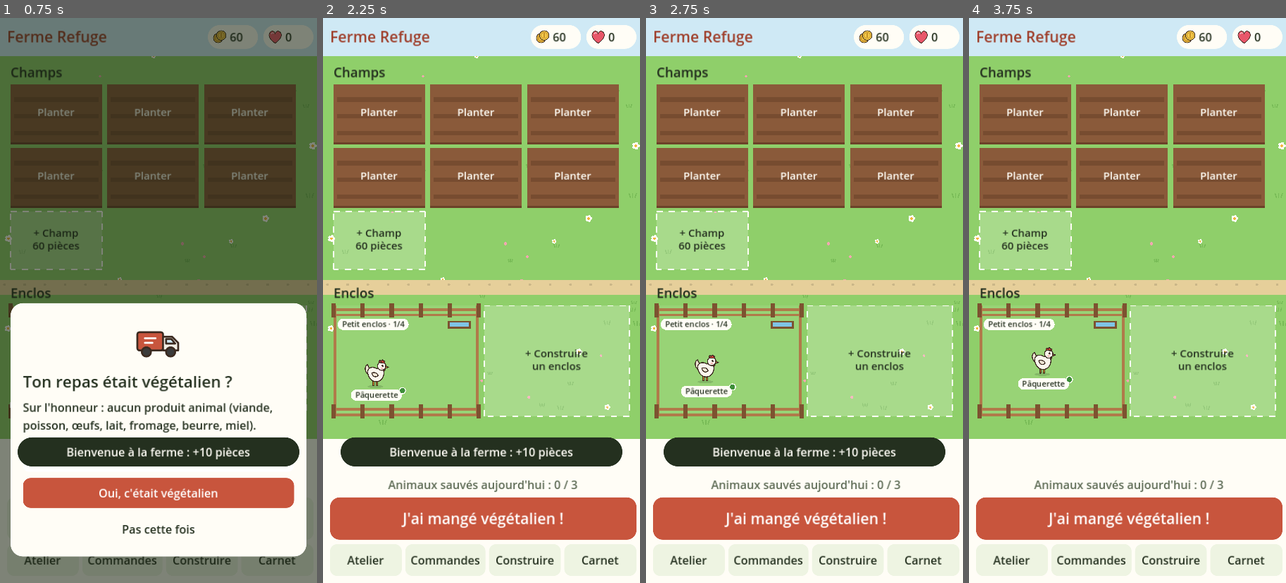
Above: before the commit, frames 1-4 (left to right).
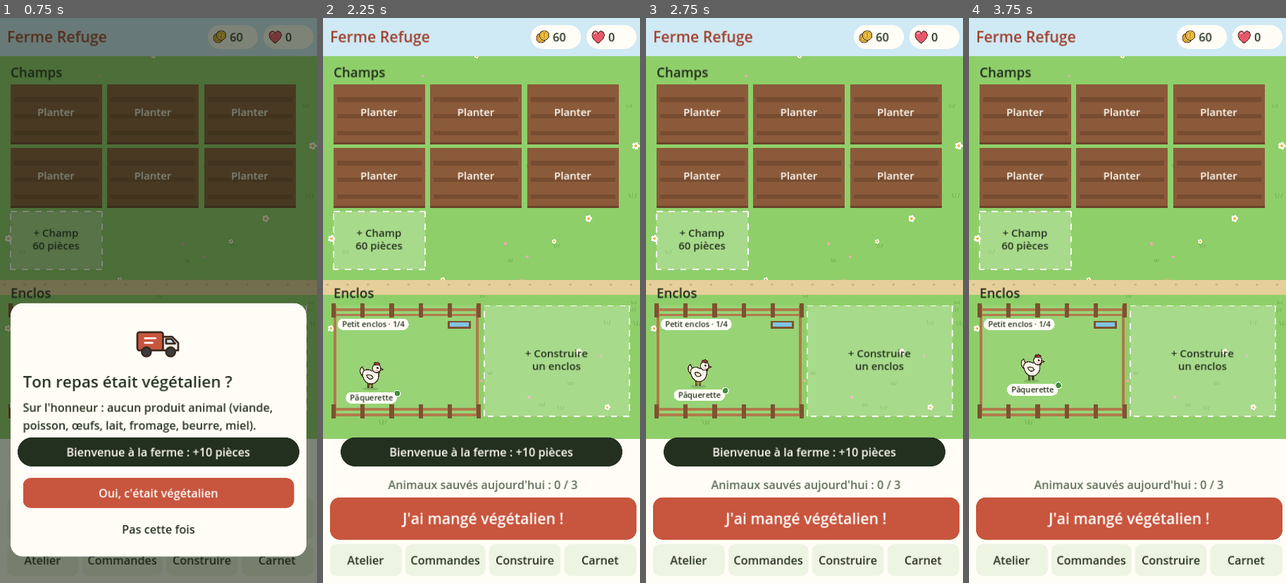
Above: after the commit, the same moments.

Repository: louwnl/jeu-ferme
Game: Godot game, scene res://scenes/main.tscn
The game is run twice, just before and just after one commit, with the same random seed, the same clock (stepped at 60 frames per second) and the same inputs.
Inputs (mouse positions are in pixels of both pictures, inside the frame that each line leads up to):
- Up to frame 1 (0.75 s): click "J'ai mangé végétalien !" at 0.5 s
- Up to frame 2 (2.25 s): click (481, 458) at 1.27 s; type "12" at 1.35 s; click "Atelier" at 2 s
- Up to frame 3 (2.75 s): no input
- Up to frame 4 (3.75 s): click "Commandes" at 2.75 s; click "Construire" at 3.5 s

Frame 1 is identical in both runs. In frame 2, 0.6% of the frame differs, in the area x 7-27%, y 60-69%; in frame 3, 0.7%; in frame 4, 0.8%, in the area x 12-33%, y 58-67%.

Commit message:
Champs niveau 2, couleurs de clôture et sautillement plus calme
- Un champ vide peut passer au niveau 2 (150 pièces) : chaque récolte
  donne 4 unités au lieu de 2.
- Toucher un enclos ouvre ses couleurs de clôture, achetées une fois
  avec des cœurs puis utilisables partout.
- Les animaux sautent environ une fois par seconde, chacun à son rythme,
  et marchent un peu moins vite. La position de l'animal ne fait plus
  accélérer le saut.
- Version 0.3 dans le préréglage Android.

Co-Authored-By: Claude Opus 5.5 (1M context) <noreply@anthropic.com>
Claude-Session: https://claude.ai/code/session_014mDeWtkfpyamJkZUj9H5vY

Diff:
--- a/scripts/data.gd
+++ b/scripts/data.gd
@@ -72,6 +72,24 @@
 }
 
 
+## Niveaux des champs : la récolte rapporte « yield » unités. cost : prix pour passer à ce niveau.
+const PLOT_LEVELS := [
+	{"yield": 2, "cost": 0},
+	{"yield": 4, "cost": 150},
+]
+
+## Couleurs de clôture, achetées une fois avec des cœurs puis utilisables sur tous les enclos.
+const FENCES := {
+	"bois": {"name": "Bois naturel", "color": Color("b07a4a"), "dark": Color("7d5230"), "hearts": 0},
+	"blanc": {"name": "Blanc", "color": Color("f4f1ea"), "dark": Color("c9c2b4"), "hearts": 10},
+	"rouge": {"name": "Rouge grange", "color": Color("c8553d"), "dark": Color("8e3725"), "hearts": 15},
+	"bleu": {"name": "Bleu ciel", "color": Color("7fb5dc"), "dark": Color("4f86ae"), "hearts": 15},
+	"jaune": {"name": "Jaune tournesol", "color": Color("f2c14a"), "dark": Color("c08f1e"), "hearts": 20},
+	"rose": {"name": "Rose bonbon", "color": Color("f2a7c0"), "dark": Color("c9728f"), "hearts": 20},
+	"violet": {"name": "Lavande", "color": Color("b39ddb"), "dark": Color("7e66ad"), "hearts": 25},
+}
+
+
 static func item_name(id: String) -> String:
 	if CROPS.has(id):
 		return CROPS[id]["name"]
--- a/scripts/farm_view.gd
+++ b/scripts/farm_view.gd
@@ -5,6 +5,7 @@
 signal animal_tapped(animal: Dictionary)
 signal add_plot_tapped
 signal build_tapped
+signal pen_tapped(index: int)
 
 const W := 720.0
 const MARGIN := 24.0
@@ -12,6 +13,8 @@
 const PLOT_GAP := 12.0
 const PEN_SIZE := Vector2(330, 250)
 const PEN_GAP := 12.0
+const HOP_SPEED := 3.2  # radians par seconde : environ un saut par seconde
+const WALK_SPEED := 26.0  # pixels par seconde
 const SPRITE_SIZE := {"petit": 76.0, "moyen": 96.0, "grand": 118.0}
 
 const C_GRASS := Color("8fcf6a")
@@ -19,8 +22,6 @@
 const C_PATH := Color("e6cf9a")
 const C_SOIL := Color("8a5a3a")
 const C_SOIL_DARK := Color("6b4229")
-const C_WOOD := Color("b07a4a")
-const C_WOOD_DARK := Color("7d5230")
 const C_INK := Color("24301f")
 const C_PAPER := Color("fffdf6")
 const C_GOOD := Color("3f8f3a")
@@ -154,7 +155,7 @@
 			continue
 		var p: Vector2 = _pos[id]
 		var t: Vector2 = _target[id]
-		var step := 36.0 * delta
+		var step := WALK_SPEED * delta
 		if p.distance_to(t) <= step:
 			_pos[id] = t
 			_target[id] = _random_point(_area_for(a))
@@ -217,18 +218,27 @@
 		var yy := r.position.y + 30 + k * 38
 		draw_rect(Rect2(r.position.x + 8, yy, r.size.x - 16, 10), C_SOIL_DARK.lerp(C_SOIL, 0.4))
 	var p: Dictionary = Game.plots[i]
+	var level := int(p["level"])
+	if level > 1:
+		draw_rect(r, Color("f2c14a"), false, 4)
 	if p["crop"] == "":
 		_text_centered(r, "Planter", 24, C_PAPER)
+		if level > 1:
+			_label_pill(r.position + Vector2(36, 18), "Niv. %d" % level, Color("f2c14a"), true)
 		return
 	var crop: Dictionary = Data.CROPS[p["crop"]]
 	var prog := Game.plot_progress(i)
 	var tex: Texture2D = _tex[p["crop"]] if prog >= 0.5 else _tex["pousse"]
-	var s := lerpf(30.0, 58.0, prog)
-	for row in 2:
+	# Un champ amélioré porte une rangée de plantes en plus.
+	var rows := 2 if level == 1 else 3
+	var s := lerpf(30.0, 58.0, prog) * (1.0 if rows == 2 else 0.78)
+	for row in rows:
 		for col in 3:
-			var foot := r.position + Vector2(38 + col * 66 + (row * 14), 52 + row * 46)
+			var foot := r.position + Vector2(38 + col * 66 + (row % 2) * 14, (52 + row * 46) if rows == 2 else (40 + row * 32))
 			if tex:
 				draw_texture_rect(tex, Rect2(foot - Vector2(s / 2, s), Vector2(s, s)), false)
+	if level > 1:
+		_label_pill(r.position + Vector2(36, 18), "Niv. %d" % level, Color("f2c14a"), true)
 	if prog >= 1.0:
 		var pulse := 0.5 + 0.5 * sin(_time * 4.0)
 		draw_rect(r.grow(2), C_PAPER.lerp(C_GOOD, pulse), false, 5)
@@ -239,24 +249,27 @@
 
 
 func _draw_pen(i: int, r: Rect2) -> void:
+	var e: Dictionary = Game.enclosures[i]
+	var fence: Dictionary = Data.FENCES.get(e.get("fence", "bois"), Data.FENCES["bois"])
+	var rail: Color = fence["color"]
+	var post: Color = fence["dark"]
 	draw_rect(r, C_GRASS.lightened(0.08))
-	# Clôture : deux traverses et des poteaux
+	# Clôture : deux traverses et des poteaux, à la couleur choisie
 	for yy in [r.position.y + 6, r.position.y + 18]:
-		draw_rect(Rect2(r.position.x, yy, r.size.x, 6), C_WOOD)
+		draw_rect(Rect2(r.position.x, yy, r.size.x, 6), rail)
 	for yy in [r.end.y - 18, r.end.y - 6]:
-		draw_rect(Rect2(r.position.x, yy, r.size.x, 6), C_WOOD)
-	draw_rect(Rect2(r.position.x, r.position.y, 6, r.size.y), C_WOOD)
-	draw_rect(Rect2(r.end.x - 6, r.position.y, 6, r.size.y), C_WOOD)
+		draw_rect(Rect2(r.position.x, yy, r.size.x, 6), rail)
+	draw_rect(Rect2(r.position.x, r.position.y, 6, r.size.y), rail)
+	draw_rect(Rect2(r.end.x - 6, r.position.y, 6, r.size.y), rail)
 	var x := r.position.x
 	while x <= r.end.x:
-		draw_rect(Rect2(x - 5, r.position.y - 6, 10, 32), C_WOOD_DARK)
-		draw_rect(Rect2(x - 5, r.end.y - 26, 10, 32), C_WOOD_DARK)
+		draw_rect(Rect2(x - 5, r.position.y - 6, 10, 32), post)
+		draw_rect(Rect2(x - 5, r.end.y - 26, 10, 32), post)
 		x += r.size.x / 5.0
 	# Abreuvoir
 	var trough := Rect2(r.end.x - 70, r.position.y + 34, 52, 18)
-	draw_rect(trough, C_WOOD_DARK)
+	draw_rect(trough, Color("7d5230"))
 	draw_rect(trough.grow(-4), Color("7fc4e6"))
-	var e: Dictionary = Game.enclosures[i]
 	var count := Game.animals_in(i).size()
 	_label_pill(Vector2(r.position.x + 90, r.position.y + 42), "%s · %d/%d" % [Data.ENCLOSURES[e["size"]]["name"], count, Data.ENCLOSURE_CAPACITY], C_PAPER, true)
 
@@ -276,7 +289,9 @@
 	var s: float = SPRITE_SIZE[sp["size"]]
 	var moving: bool = _wait.get(a["id"], 0.0) <= 0.0
 	var facing := 1.0 if _target.get(a["id"], foot).x >= foot.x else -1.0
-	var hop := absf(sin(_time * 9.0 + foot.x)) * 4.0 if moving else 0.0
+	# Un petit saut environ une fois par seconde, chaque animal avec son propre rythme.
+	var phase := float(hash(a["id"]) % 1000) / 1000.0 * TAU
+	var hop := absf(sin(_time * HOP_SPEED + phase)) * 3.0 if moving else 0.0
 	var tex: Texture2D = _tex.get(a["species"])
 	if tex:
 		draw_set_transform(foot + Vector2(0, -hop), 0, Vector2(facing, 1))
@@ -364,6 +379,10 @@
 		if _plot_rects[i].has_point(p):
 			plot_tapped.emit(i)
 			return
+	for i in _pen_rects.size():
+		if _pen_rects[i].has_point(p):
+			pen_tapped.emit(i)
+			return
 	if _add_plot_rect.has_point(p):
 		add_plot_tapped.emit()
 	elif _build_rect.has_point(p):
--- a/scripts/game.gd
+++ b/scripts/game.gd
@@ -15,6 +15,7 @@
 var animals: Array = []      # [{id, species, name, happy, happy_at, last_pet, saved_at, enclosure}]
 var meals: Array = []        # [{day, ts, note, animal}]
 var orders: Array = []       # [{items: {id: qty}, reward: int}]
+var fences_owned: Array = [] # couleurs de clôture achetées
 var last_day := ""
 var streak := 0
 var last_tick := 0.0
@@ -77,9 +78,10 @@
 	heart_progress = 0.0
 	plots = []
 	for i in Data.START_PLOTS:
-		plots.append({"crop": "", "planted": 0.0})
+		plots.append({"crop": "", "planted": 0.0, "level": 1})
 	inventory = {"ble": 3}
-	enclosures = [{"size": "petit"}]
+	enclosures = [{"size": "petit", "fence": "bois"}]
+	fences_owned = ["bois"]
 	var t := now()
 	animals = [{"id": _uid(), "species": "poule", "name": "Pâquerette", "happy": 70.0, "happy_at": t,
 		"last_pet": 0.0, "saved_at": t, "enclosure": 0}]
@@ -97,7 +99,7 @@
 	var data := {
 		"version": 1, "coins": coins, "hearts": hearts, "heart_progress": heart_progress,
 		"plots": plots, "inventory": inventory, "enclosures": enclosures, "animals": animals,
-		"meals": meals, "orders": orders, "last_day": last_day, "streak": streak, "last_tick": now(),
+		"meals": meals, "orders": orders, "fences_owned": fences_owned, "last_day": last_day, "streak": streak, "last_tick": now(),
 	}
 	var f := FileAccess.open(SAVE_PATH, FileAccess.WRITE)
 	if f:
@@ -132,6 +134,13 @@
 		a["enclosure"] = int(a.get("enclosure", -1))
 	for k in inventory.keys():
 		inventory[k] = int(inventory[k])
+	# Parties enregistrées avant les niveaux de champs et les couleurs de clôture.
+	for p in plots:
+		p["level"] = int(p.get("level", 1))
+	for e in enclosures:
+		if not e.has("fence"):
+			e["fence"] = "bois"
+	fences_owned = d.get("fences_owned", ["bois"])
 	while orders.size() < 3:
 		orders.append(_make_order())
 	return true
@@ -188,7 +197,8 @@
 	if plots[i]["crop"] != "" or coins < cost:
 		return false
 	coins -= cost
-	plots[i] = {"crop": crop, "planted": now()}
+	plots[i]["crop"] = crop
+	plots[i]["planted"] = now()
 	mark_dirty()
 	return true
 
@@ -197,8 +207,9 @@
 	if plots[i]["crop"] == "" or plot_progress(i) < 1.0:
 		return ""
 	var crop: String = plots[i]["crop"]
-	add_item(crop, 2)
-	plots[i] = {"crop": "", "planted": 0.0}
+	add_item(crop, plot_yield(i))
+	plots[i]["crop"] = ""
+	plots[i]["planted"] = 0.0
 	mark_dirty()
 	return crop
 
@@ -210,7 +221,47 @@
 	if coins < cost:
 		return false
 	coins -= cost
-	plots.append({"crop": "", "planted": 0.0})
+	plots.append({"crop": "", "planted": 0.0, "level": 1})
+	mark_dirty()
+	return true
+
+
+func plot_yield(i: int) -> int:
+	return Data.PLOT_LEVELS[int(plots[i]["level"]) - 1]["yield"]
+
+
+## Prix pour passer au niveau suivant, ou -1 si le champ est déjà au maximum.
+func upgrade_cost(i: int) -> int:
+	var lvl := int(plots[i]["level"])
+	return Data.PLOT_LEVELS[lvl]["cost"] if lvl < Data.PLOT_LEVELS.size() else -1
+
+
+func upgrade_plot(i: int) -> bool:
+	var cost := upgrade_cost(i)
+	if cost < 0 or coins < cost:
+		return false
+	coins -= cost
+	plots[i]["level"] = int(plots[i]["level"]) + 1
+	mark_dirty()
+	return true
+
+
+# ---------- clôtures ----------
+
+func buy_fence(id: String) -> bool:
+	var cost: int = Data.FENCES[id]["hearts"]
+	if fences_owned.has(id) or hearts < cost:
+		return false
+	hearts -= cost
+	fences_owned.append(id)
+	mark_dirty()
+	return true
+
+
+func set_fence(enclosure: int, id: String) -> bool:
+	if not fences_owned.has(id):
+		return false
+	enclosures[enclosure]["fence"] = id
 	mark_dirty()
 	return true
 
@@ -339,7 +390,7 @@
 	if coins < cost or enclosures.size() >= Data.MAX_ENCLOSURES:
 		return false
 	coins -= cost
-	enclosures.append({"size": size})
+	enclosures.append({"size": size, "fence": "bois"})
 	# Les animaux qui attendaient dans la grange s'installent s'il y a de la place.
 	for a in waiting_animals():
 		var e := _free_enclosure(Data.SPECIES[a["species"]]["size"])
--- a/scripts/main.gd
+++ b/scripts/main.gd
@@ -80,6 +80,7 @@
 	farm.animal_tapped.connect(_open_animal)
 	farm.add_plot_tapped.connect(_open_build)
 	farm.build_tapped.connect(_open_build)
+	farm.pen_tapped.connect(func(i): open_panel(func(): _build_pen(i)))
 
 	# Boutons du bas
 	var bottom := PanelContainer.new()
@@ -220,7 +221,7 @@
 
 func _build_plant(i: int) -> void:
 	_title("Que veux-tu planter ?")
-	_para("Chaque récolte donne 2 unités.", true)
+	_para("Champ niveau %d : chaque récolte donne %d unités." % [Game.plots[i]["level"], Game.plot_yield(i)], true)
 	for id in Data.CROPS:
 		var c: Dictionary = Data.CROPS[id]
 		var b := _button(panel_box, "%s · %d pièces · %d s" % [c["name"], c["seed"], c["grow"]])
@@ -229,7 +230,50 @@
 		b.pressed.connect(func():
 			if Game.plant(i, id):
 				close_panel())
+	var cost := Game.upgrade_cost(i)
+	if cost >= 0:
+		var next: int = Data.PLOT_LEVELS[int(Game.plots[i]["level"])]["yield"]
+		var up := _button(panel_box, "Améliorer ce champ : %d pièces\nLes récoltes donneront %d unités" % [cost, next])
+		up.icon = FarmView.texture("objets", "pieces")
+		up.disabled = Game.coins < cost
+		up.pressed.connect(func():
+			if Game.upgrade_plot(i):
+				toast("Champ amélioré : récoltes doublées"))
 	_close_button()
+
+
+func _build_pen(i: int) -> void:
+	var e: Dictionary = Game.enclosures[i]
+	_title(Data.ENCLOSURES[e["size"]]["name"])
+	_para("Couleur de la clôture. Une couleur achetée sert pour tous tes enclos.", true)
+	for id in Data.FENCES:
+		var f: Dictionary = Data.FENCES[id]
+		var b: Button
+		if id == e["fence"]:
+			b = _button(panel_box, "%s (actuelle)" % f["name"])
+			b.disabled = true
+		elif Game.fences_owned.has(id):
+			b = _button(panel_box, "Peindre en %s" % f["name"].to_lower())
+			b.pressed.connect(func(): Game.set_fence(i, id))
+		else:
+			b = _button(panel_box, "%s : %d cœurs" % [f["name"], f["hearts"]])
+			b.disabled = Game.hearts < f["hearts"]
+			b.pressed.connect(func():
+				if Game.buy_fence(id):
+					Game.set_fence(i, id)
+					toast("Nouvelle couleur : %s" % f["name"].to_lower()))
+		b.icon = _swatch(f["color"], f["dark"])
+		# Texte court : sans retour à la ligne, sinon Godot calcule une hauteur démesurée.
+		b.autowrap_mode = TextServer.AUTOWRAP_OFF
+	_close_button()
+
+
+## Petit carré de couleur pour illustrer un bouton.
+func _swatch(color: Color, border: Color) -> Texture2D:
+	var img := Image.create(40, 40, false, Image.FORMAT_RGBA8)
+	img.fill(border)
+	img.fill_rect(Rect2i(5, 5, 30, 30), color)
+	return ImageTexture.create_from_image(img)
 
 
 func _open_animal(a: Dictionary) -> void:
@@ -432,6 +476,7 @@
 			b.pressed.connect(func():
 				if Game.build_enclosure(size):
 					toast("%s construit" % e["name"]))
+	_para("Astuce : touche un champ vide pour l'améliorer, et un enclos pour changer la couleur de sa clôture.", true)
 	_close_button()
 
 
--- a/tests/test_regles.gd
+++ b/tests/test_regles.gd
@@ -28,8 +28,18 @@
 	G.add_item("ble", 1)
 	G.feed(G.animals[0], "ble")
 	check.call(G.happy_now(G.animals[0]) > before, "nourrir augmente le bonheur")
+	G.coins = 1000
+	check.call(G.upgrade_plot(1) and G.plot_yield(1) == 4 and G.upgrade_cost(1) == -1, "un champ niveau 2 donne 4 unités")
+	G.plant(1, "soja")
+	G.plots[1]["planted"] -= 100
+	var soja_avant = G.count("soja")
+	G.harvest(1)
+	check.call(G.count("soja") == soja_avant + 4 and G.plots[1]["level"] == 2, "la récolte double et le niveau reste")
+	G.hearts = 12
+	check.call(not G.buy_fence("rouge") and G.buy_fence("blanc") and G.hearts == 2, "acheter une couleur coûte des cœurs")
+	check.call(G.set_fence(0, "blanc") and not G.set_fence(0, "rouge"), "on ne peint qu'avec une couleur achetée")
 	G.save_game()
-	check.call(G.load_game() and G.animals.size() == 4, "sauvegarde puis rechargement")
+	check.call(G.load_game() and G.animals.size() == 4 and G.plots[1]["level"] == 2 and G.enclosures[0]["fence"] == "blanc", "sauvegarde puis rechargement")
 	G.reset()
 	print("%d échec(s)" % fails)
 	quit(1 if fails else 0)
Not shown, changed: export_presets.cfg
Not shown, changed: README.md
